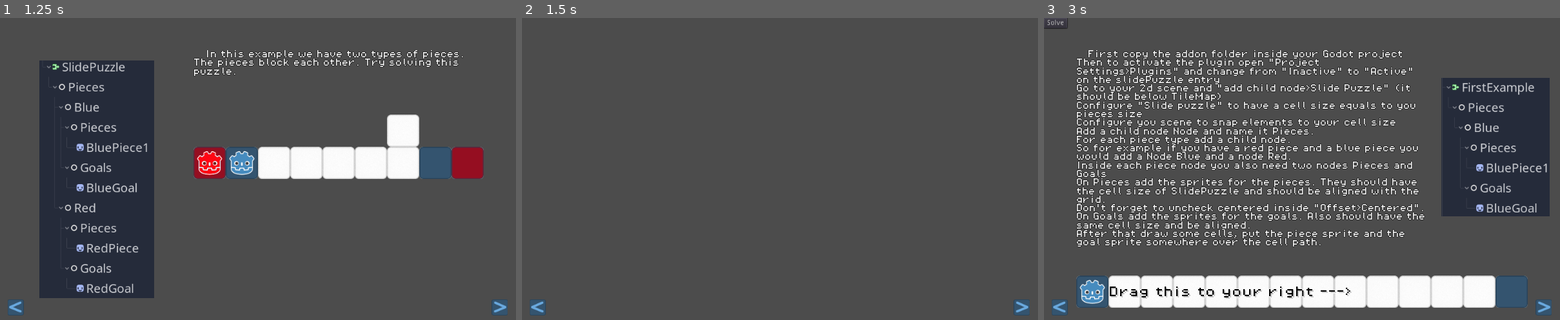
Above: before the commit, frames 1-3 (left to right).
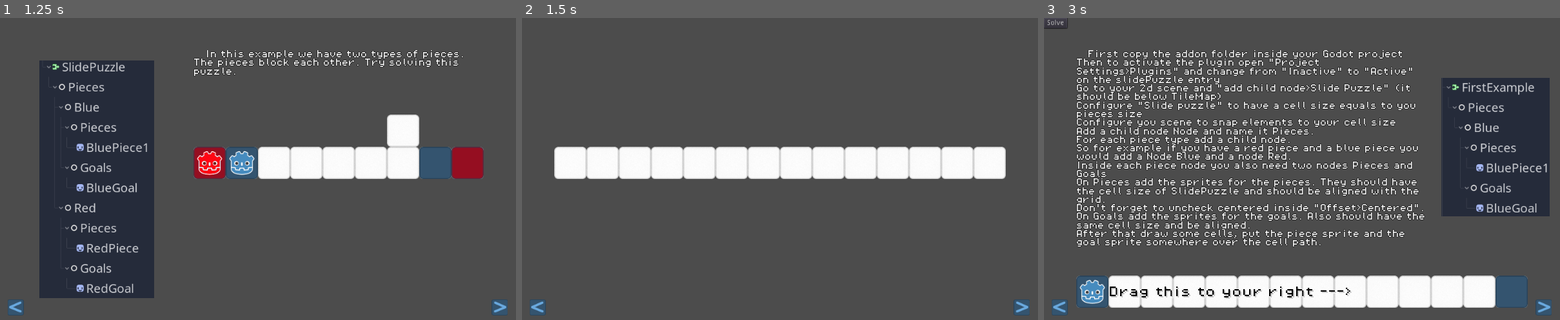
Above: after the commit, the same moments.

Repository: beothorn/slidePuzzle
Game: Godot game, scene res://SlidePuzzleDemo.tscn
Same seed, same stepped clock (60 frames per second), same inputs: the game is played once before the commit and once after it.
Inputs (mouse positions are in pixels of both pictures, inside the frame that each line leads up to):
- Up to frame 1 (1.25 s): click (500, 307) at 0.5 s
- Up to frame 2 (1.5 s): click (1022, 307) at 1.25 s
- Up to frame 3 (3 s): click (1059, 307) at 2 s; click (1059, 307) at 2.75 s

Frame 1 is identical in both runs. In frame 2, 9.2% of the frame differs, in the area x 6-94%, y 42-54%; in frame 3, nothing differs.

Commit message:
Add some pieces to puzzle on slide 3

Diff:
--- a/SlidePuzzleDemo.tscn
+++ b/SlidePuzzleDemo.tscn
@@ -259,6 +259,7 @@
 [node name="SlidePuzzle" type="TileMap" parent="Slide3"]
 tile_set = ExtResource( 2 )
 format = 1
+tile_data = PoolIntArray( 262177, 0, 0, 262178, 0, 0, 262179, 0, 0, 262180, 0, 0, 262181, 0, 0, 262182, 0, 0, 262183, 0, 0, 262184, 0, 0, 262185, 0, 0, 262186, 0, 0, 262187, 0, 0, 262188, 0, 0, 262189, 0, 0, 262190, 0, 0 )
 script = ExtResource( 1 )
 
 [node name="Pieces" type="Node" parent="Slide3/SlidePuzzle"]
